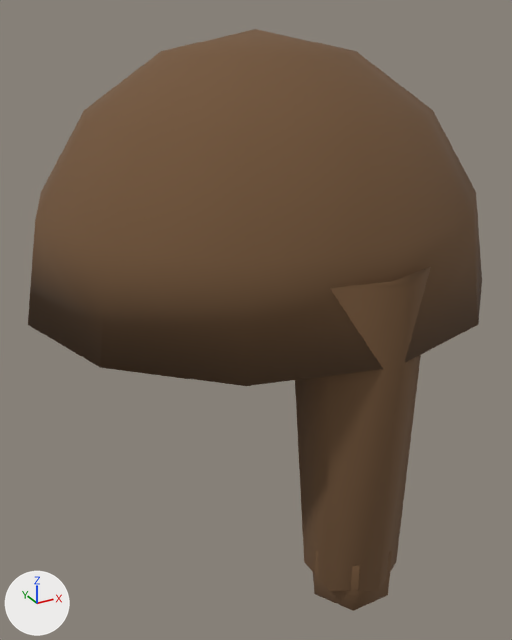
Before and after pictures for a commit that changed the glTF model public/assets/island/characters/wear/hair_ponytail_low.glb.
Camera for both pictures: a 50 mm lens placed at (7457.481, -6873.031, -12917.108), pointed at (7458.227, -6871.676, -12917.785). Arrows for +X, +Y and +Z are at lower left; the lights stay in place. The older version comes first.
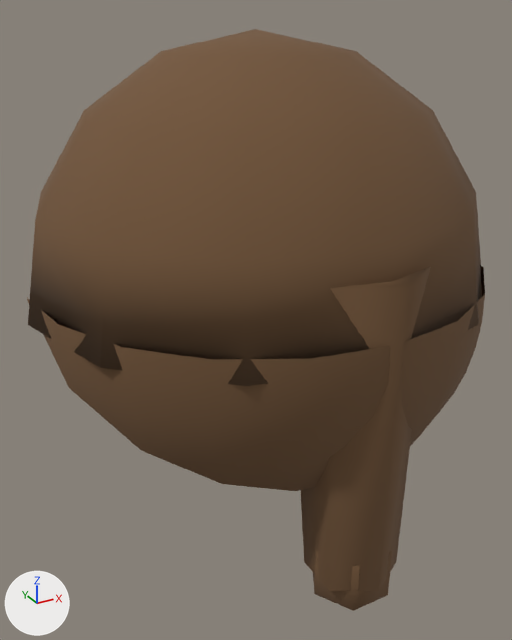
Boxes [x1, y1, x2, y2] around the edits, measured in the pictures (512 x 640 px; the box of a moved part takes in the faces that stretch with it):
'Mesh_0', reshaped: before [28, 29, 482, 611]; after [27, 29, 485, 611]
part 1 of me_mesh_0, added (brown): after [27, 265, 485, 491]
part 2 of me_mesh_0, moved or reshaped: before [295, 267, 430, 611]; after [301, 267, 430, 611]

Diff of the bpy script that builds the scene:
```diff
--- a/public/assets/island/characters/wear/hair_ponytail_low.glb.py
+++ b/public/assets/island/characters/wear/hair_ponytail_low.glb.py
@@ me_mesh_0 @@
 # used by ob_mesh_0; location = (0.0, 0.0, 0.0)
-me_mesh_0.from_pydata(...)  # 78 vertices, 144 faces; spans x 7457.71..7458.778, y -6872.17..-6871.148, z -12918.319..-12917.146
+me_mesh_0.from_pydata(...)  # 144 vertices, 244 faces; spans x 7457.71..7458.778, y -6872.17..-6871.148, z -12918.319..-12917.146
+# me_mesh_0 part 1: a new loose piece of 66 vertices spanning x 7457.721..7458.767, y -6872.165..-6871.622, z -12917.994..-12917.648, in mat_hair (brown #735538)
+# me_mesh_0 part 2
+# 40 faces are deleted
+# 18 vertices move within x 7458.131..7458.356, y -6872.149..-6871.911, z -12918.262..-12917.541
+# 40 new faces join them
 me_mesh_0.materials.append(mat_hair)
```
